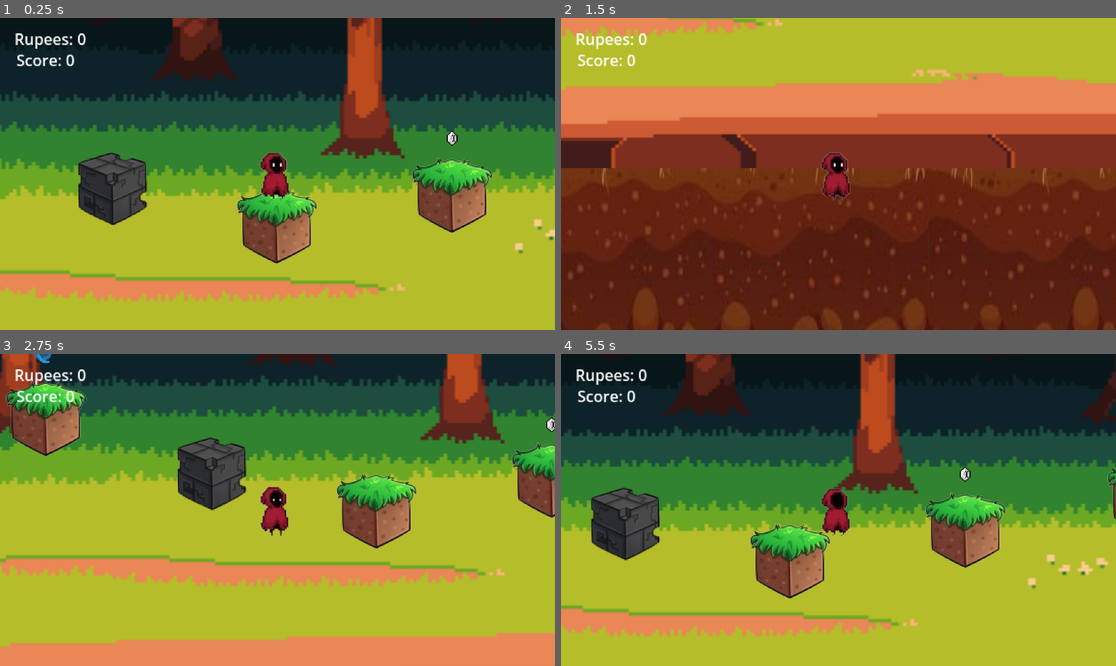
Above: before the commit, frames 1-4 (two rows, left to right).
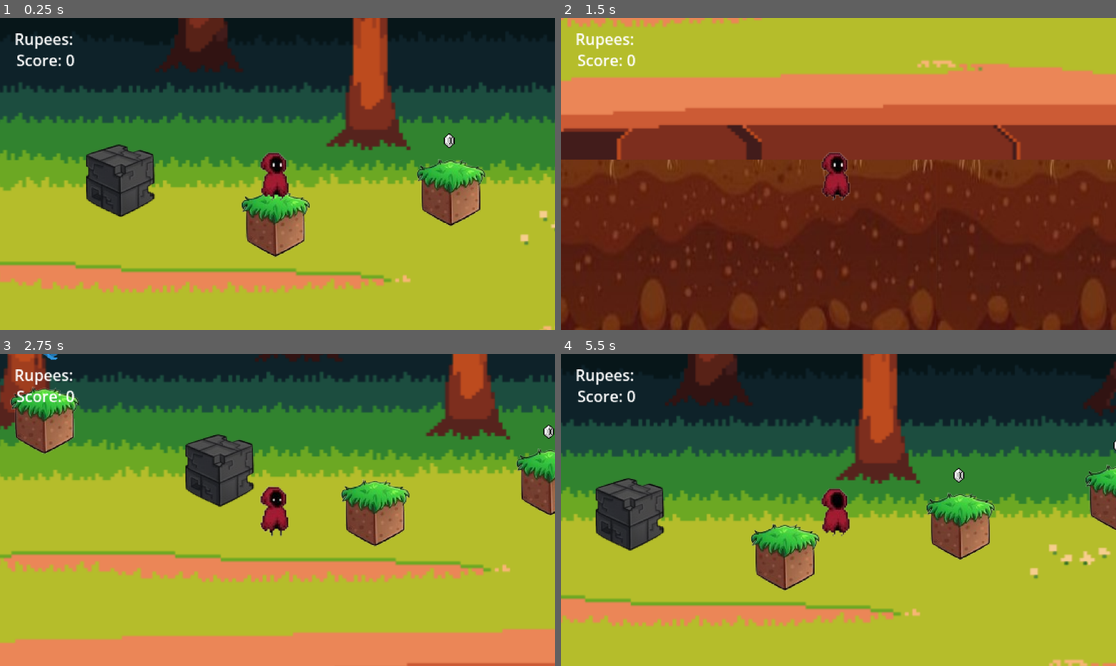
Above: after the commit, the same moments.

Repository: juan-hernandez-96/Final-Project
Game: Godot game, scene res://Scenes/nivel1.tscn
Same seed, same stepped clock (60 frames per second), same inputs: the game is played once before the commit and once after it. This scene is started directly instead of the project's main scene.
Inputs:
- Up to frame 1 (0.25 s): no input
- Up to frame 2 (1.5 s): hold Right (ui_right) from 0.53 s (still down); tap Up (ui_up) at 0.77 s
- Up to frame 3 (2.75 s): tap Up (ui_up) at 1.52 s; release Right (ui_right) at 2.03 s; hold Left (ui_left) from 2.03 s (still down)
- Up to frame 4 (5.5 s): release Left (ui_left) at 2.78 s; hold Right (ui_right) 2.78-4.28 s; tap Up (ui_up) at 3.02, 3.77, 4.52 s; hold Left (ui_left) 4.28-5.03 s; hold Right (ui_right) from 5.03 s (still down)

The runs differ from the first frame. In frame 1, 22% of the frame differs, in the area x 0-100%, y 0-100%; in frame 2, 15%; in frame 3, 17%; in frame 4, 24%.

Commit message:
R01-game

Diff:
--- a/Scenes/block.tscn
+++ b/Scenes/block.tscn
@@ -17,12 +17,14 @@
 
 [node name="Sprite2D" type="Sprite2D" parent="."]
 texture_filter = 1
+position = Vector2(-8, 6)
+scale = Vector2(0.857143, 0.890909)
 texture = ExtResource("1_ejx3s")
 hframes = 4
 vframes = 5
 
 [node name="CollisionShape2D" type="CollisionShape2D" parent="."]
-position = Vector2(8, -20.5)
+position = Vector2(-2, -12)
 shape = SubResource("RectangleShape2D_8o1l4")
 
 [node name="StaticBody2D" type="StaticBody2D" parent="CollisionShape2D"]
--- /dev/null
+++ b/Scenes/block4.tscn
@@ -0,0 +1,33 @@
+[gd_scene load_steps=5 format=3 uid="uid://d4eu8qplg7t2j"]
+
+[ext_resource type="Texture2D" uid="uid://j78xy1647sgl" path="res://Images/bloques.png" id="1_ltip0"]
+[ext_resource type="Script" uid="uid://bayf0kkww5m2u" path="res://Scripts/block_4.gd" id="1_si7q8"]
+
+[sub_resource type="RectangleShape2D" id="RectangleShape2D_si7q8"]
+size = Vector2(49, 15)
+
+[sub_resource type="RectangleShape2D" id="RectangleShape2D_vnne8"]
+size = Vector2(49, 12)
+
+[node name="Node2D" type="Area2D"]
+script = ExtResource("1_si7q8")
+
+[node name="Sprite2D" type="Sprite2D" parent="."]
+texture_filter = 1
+position = Vector2(-4, -8)
+scale = Vector2(0.625, 0.609091)
+texture = ExtResource("1_ltip0")
+hframes = 4
+vframes = 5
+frame = 9
+
+[node name="CollisionShape2D" type="CollisionShape2D" parent="."]
+position = Vector2(-1.5, -29.5)
+shape = SubResource("RectangleShape2D_si7q8")
+
+[node name="StaticBody2D" type="StaticBody2D" parent="CollisionShape2D"]
+
+[node name="CollisionShape2D" type="CollisionShape2D" parent="CollisionShape2D/StaticBody2D"]
+position = Vector2(-0.5, 11.5)
+shape = SubResource("RectangleShape2D_vnne8")
+debug_color = Color(0.572727, 0.0492731, 0.450607, 0.42)
--- a/Scenes/nivel1.tscn
+++ b/Scenes/nivel1.tscn
@@ -10,6 +10,7 @@
 [ext_resource type="PackedScene" uid="uid://bo12kexbqxhh" path="res://Scenes/rupee.tscn" id="8_iy3eh"]
 [ext_resource type="Texture2D" uid="uid://dgjb0esscg8d5" path="res://Images/dirtdown.jpg" id="9_j1oeo"]
 [ext_resource type="PackedScene" uid="uid://cgiimfftrgww5" path="res://Scenes/block3.tscn" id="9_y2dbi"]
+[ext_resource type="PackedScene" uid="uid://d4eu8qplg7t2j" path="res://Scenes/block4.tscn" id="11_y2dbi"]
 
 [sub_resource type="RectangleShape2D" id="RectangleShape2D_x8yyg"]
 size = Vector2(5957, 50.25)
@@ -17,7 +18,7 @@
 [node name="Node2D" type="Node2D"]
 
 [node name="Forest" type="Sprite2D" parent="."]
-position = Vector2(-287.813, -254.5)
+position = Vector2(-290, -255)
 scale = Vector2(1.31073, 1.16804)
 texture = ExtResource("1_p8b2h")
 
@@ -40,28 +41,28 @@
 position = Vector2(-617, 61)
 
 [node name="block3" parent="." instance=ExtResource("2_cm6mf")]
-position = Vector2(-428, 28)
+position = Vector2(-452, 32)
 
 [node name="block" parent="." instance=ExtResource("2_cm6mf")]
 position = Vector2(-799, 93)
 
 [node name="dirtblock" parent="." instance=ExtResource("2_cm6mf")]
-position = Vector2(-221, 77)
+position = Vector2(-294, 69)
 
 [node name="dirtblock2" parent="." instance=ExtResource("2_cm6mf")]
-position = Vector2(-45, 27)
+position = Vector2(-156, 17)
 
 [node name="dirtblock3" parent="." instance=ExtResource("2_cm6mf")]
-position = Vector2(96, -54)
+position = Vector2(-31, -52)
 
 [node name="dirtblock4" parent="." instance=ExtResource("2_cm6mf")]
-position = Vector2(254, -120)
+position = Vector2(96, -110)
 
 [node name="dirtblock5" parent="." instance=ExtResource("2_cm6mf")]
-position = Vector2(482, 55)
+position = Vector2(334, 40)
 
 [node name="Portal1" parent="." instance=ExtResource("4_ynj8v")]
-position = Vector2(485, -9)
+position = Vector2(326, -15)
 
 [node name="dirtblock6" parent="." instance=ExtResource("2_cm6mf")]
 position = Vector2(-1142, -3)
@@ -135,28 +136,28 @@
 texture = ExtResource("7_x8yyg")
 
 [node name="rupee2" parent="." instance=ExtResource("8_iy3eh")]
-position = Vector2(-418, -30)
+position = Vector2(-453, -16)
 
 [node name="rupee" parent="." instance=ExtResource("8_iy3eh")]
-position = Vector2(-608, 4)
+position = Vector2(-619, 15)
 
 [node name="rupee7" parent="." instance=ExtResource("8_iy3eh")]
-position = Vector2(487, -102)
+position = Vector2(324, -102)
 
 [node name="rupee8" parent="." instance=ExtResource("8_iy3eh")]
 position = Vector2(-972, -138)
 
 [node name="rupee3" parent="." instance=ExtResource("8_iy3eh")]
-position = Vector2(-211, 22)
+position = Vector2(-294, 19)
 
 [node name="rupee4" parent="." instance=ExtResource("8_iy3eh")]
-position = Vector2(-35, -30)
+position = Vector2(-157, -28)
 
 [node name="rupee5" parent="." instance=ExtResource("8_iy3eh")]
-position = Vector2(105, -112)
+position = Vector2(-32, -104)
 
 [node name="rupee6" parent="." instance=ExtResource("8_iy3eh")]
-position = Vector2(263, -173)
+position = Vector2(93, -161)
 
 [node name="Dirtdown" type="Sprite2D" parent="."]
 position = Vector2(1072, 654.5)
@@ -233,7 +234,7 @@
 shape = SubResource("RectangleShape2D_x8yyg")
 
 [node name="elf" parent="." instance=ExtResource("3_01tp3")]
-position = Vector2(-789, 42)
+position = Vector2(-797, 42)
 
 [node name="label_score" type="Label" parent="elf"]
 offset_left = -271.0
@@ -249,6 +250,9 @@
 offset_bottom = -129.0
 text = "Rupees:"
 
+[node name="Node2D" parent="." instance=ExtResource("11_y2dbi")]
+position = Vector2(-34, -169)
+
 [connection signal="body_entered" from="Portal1" to="elf" method="_on_portal_1_body_entered"]
 [connection signal="body_entered" from="Portal2" to="elf" method="_on_portal_2_body_entered"]
 [connection signal="body_entered" from="jump" to="jump" method="_on_body_entered"]
--- /dev/null
+++ b/Scripts/block_4.gd
@@ -0,0 +1,14 @@
+extends Area2D
+
+enum TipoPlataforma {FIJA}
+@export var type: TipoPlataforma = TipoPlataforma.FIJA;
+
+func _ready():
+	monitorable = true
+	monitoring = true
+	actualizar_plataforma()
+
+func actualizar_plataforma():
+	match type:
+		TipoPlataforma.FIJA:
+			$Sprite2D.modulate = Color. TRANSPARENT
--- a/Scripts/global.gd
+++ b/Scripts/global.gd
@@ -1,4 +1,4 @@
 extends Node
 
+var score: int = 0
 var rupee_counter: int = 0
-var score: int = 0
--- a/Scripts/hood.gd
+++ b/Scripts/hood.gd
@@ -5,7 +5,6 @@
 @onready var rupee_1: AudioStreamPlayer2D = $rupee1
 @onready var rupees: Label = %rupees
 
-var score : int = 0
 var velocidad = 200
 var brinco = -400
 var gravedad = 1000
@@ -14,8 +13,8 @@
 
 func _ready():
 	label_score = $label_score
+	actualizar_label()
 	label_score.text = "Score: %d" % [Global.score]
-	rupees.text = "Rupees: " + str(Global.rupee_counter)
 	$Node2D/AnimationPlayer.play("idle2")
 	add_to_group("jugador")
 
@@ -38,7 +37,7 @@
 		cargar_datos_json()
 
 func sumar_puntos(cantidad : int):
-	Global.score += cantidad
+	Global.score += 100
 	actualizar_label()
 
 func actualizar_label():
@@ -131,8 +130,10 @@
 func _on_area_2d_area_entered(area: Area2D) -> void:
 	if area.is_in_group("rupee"):
 		rupee_1.play()
-		set_rupee(rupee_counter + 1)
-		print(rupee_counter)
+		set_rupee(Global.rupee_counter + 1)
+		sumar_puntos(100)
+		print("Score: ", Global.score)
+		print(Global.rupee_counter)
 
 func set_rupee(new_rupee_count: int):
 	Global.rupee_counter = new_rupee_count
Not shown: 1 places in Scenes/nivel1.tscn that only renumber resources
Not shown, added: Scripts/block_4.gd.uid
